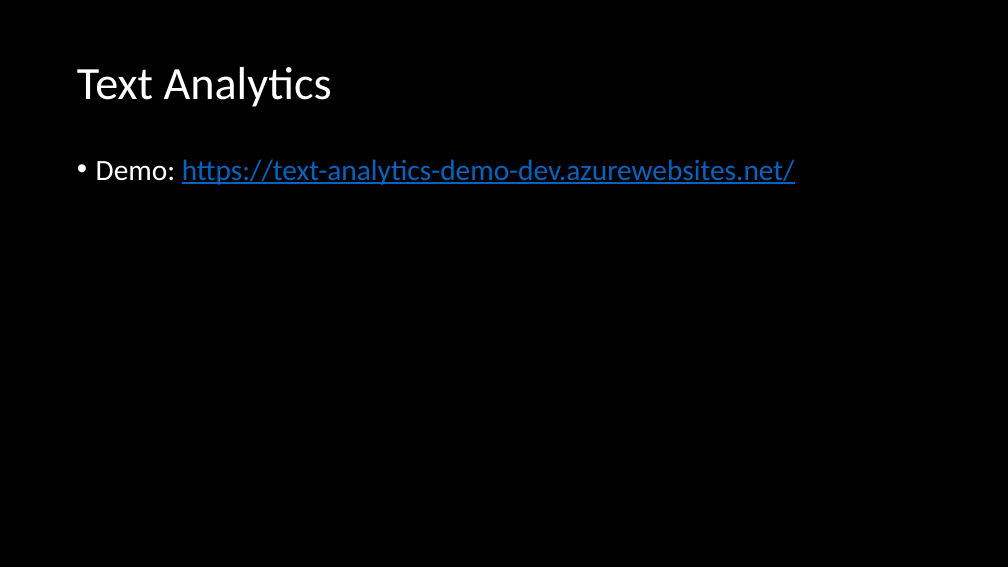
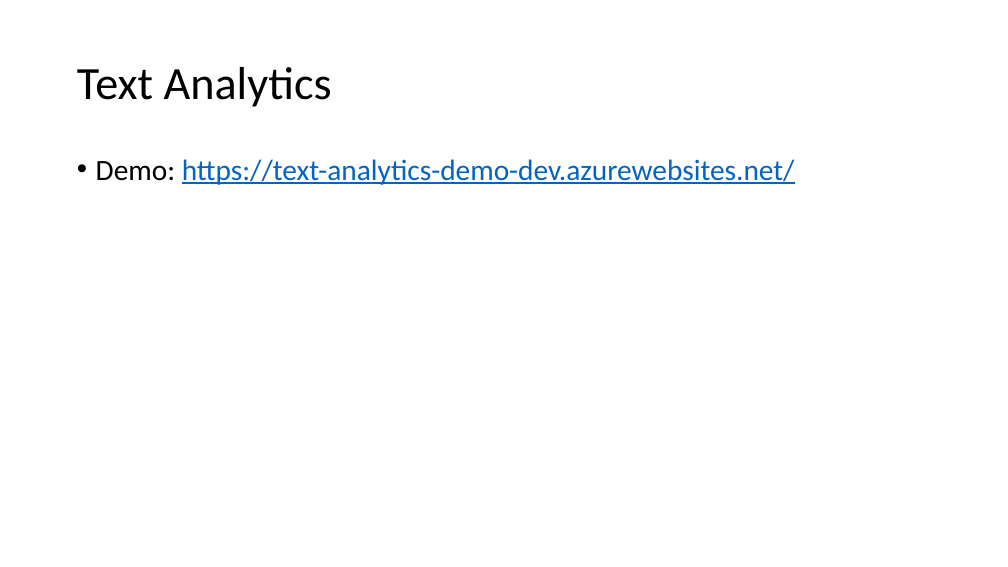
Before and after one commit to petejoha-sog/cognitive-workshop, a slide deck: slide 15 of Slides/CognitiveServicesInAzure.pptx (slide 8 before the commit). Drawn at 1008x567 pixels with LibreOffice and Linux fonts; fonts in the diff are those of the drawing. Boxes give left, top, right and bottom in pixels: in the first picture for what was removed or moved away, otherwise in the second. Text is boxed around its words. In the diff, an @@ line names an element or a change of style, - is before the commit and + after.

```diff
--- a/Slides/CognitiveServicesInAzure.pptx
+++ b/Slides/CognitiveServicesInAzure.pptx
@@ background #000000 to #FFFFFF @@
@@ title "Text Analytics" at (x1=77, y1=67, x2=332, y2=107): text colour #FFFFFF to #000000 @@
@@ text "Demo: https://text-analytics-demo-dev.azurewebsites.net/" at (x1=96, y1=159, x2=795, y2=185): text colour #FFFFFF to #000000 in "Demo:" @@
```
Also in this commit, not shown: 7 other slides changed, 7 slides added.
